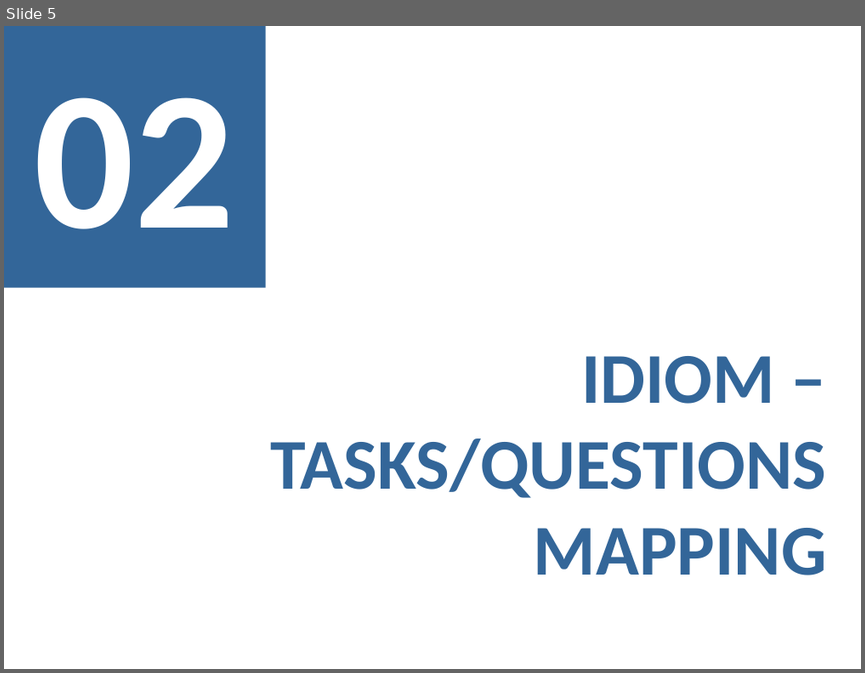
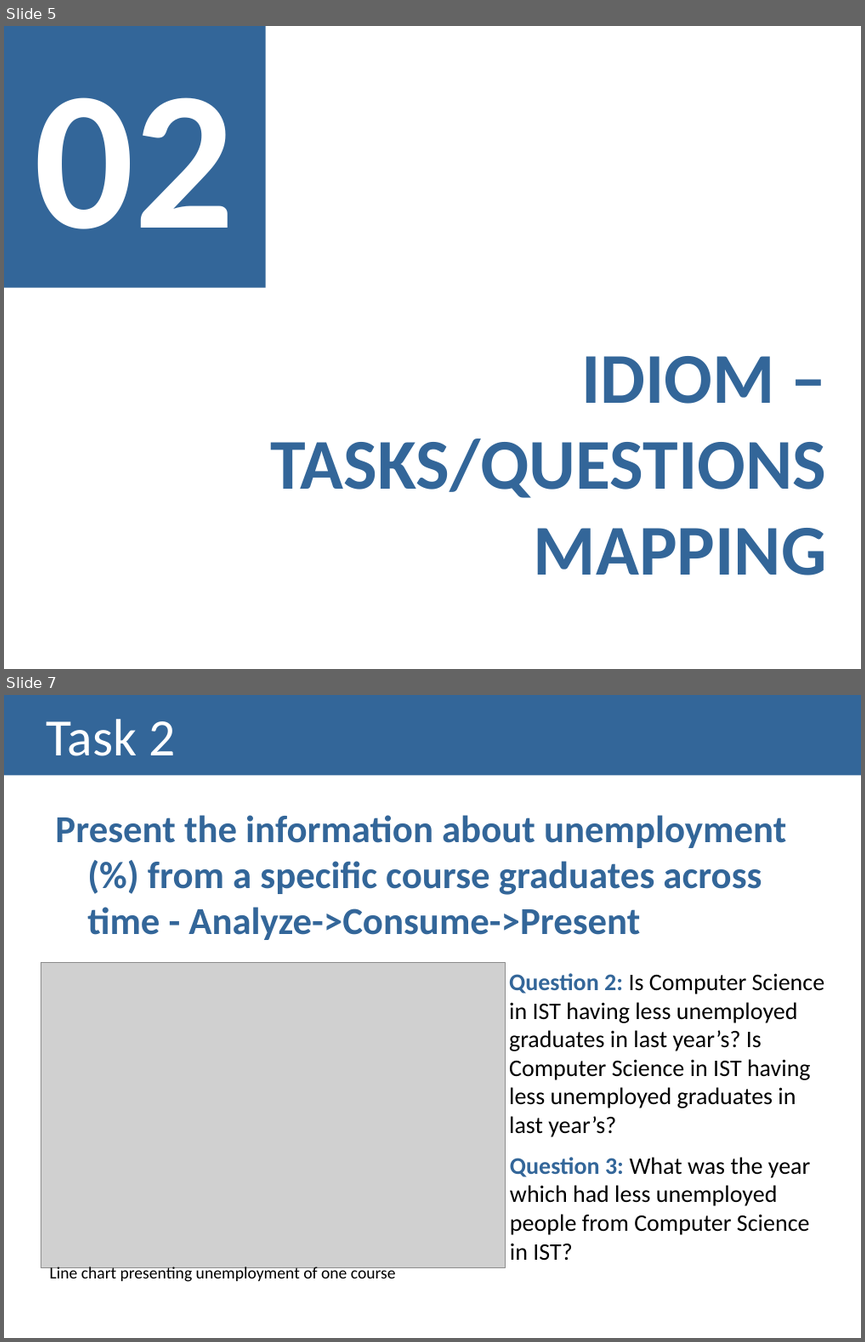
Before and after one commit to Strabox/Higher-Education-Unemployment-Portugal, a slide deck: III-Checkpoint/III-Checkpoint Presentation.pptx. Shown one above the other, each under a label of ours: slide 5 before the commit, slides 5 and 7 after it; the slides between them are not shown. The pictures are 865x673 and 865x1342 pixels, drawn with LibreOffice and Linux fonts; fonts in the diff are those of the drawing; grey boxes stand for pictures. Boxes give left, top, right and bottom in pixels: in the first picture for what was removed or moved away, otherwise in the second. Text is boxed around its words. In the diff, an @@ line names an element or a change of style, - is before the commit and + after.

Commit message:
Pwp update
...

```diff
--- a/III-Checkpoint/III-Checkpoint Presentation.pptx
+++ b/III-Checkpoint/III-Checkpoint Presentation.pptx
@@ slide 7 added at [4, 695, 861, 1338], background #FFFFFF @@
@@ title added at [4, 695, 861, 776], fill #336699, 44 pt, text #FFFFFF @@
+Task 2
@@ text added at [55, 815, 786, 940], 32 pt, text #336699, bold @@
+Present the information about unemployment (%) from a specific course graduates across time - Analyze->Consume->Present
@@ picture added at [41, 962, 505, 1267] @@
@@ text added at [509, 973, 825, 1137], 20 pt, text #000000 @@
+Question 2: Is Computer Science in IST having less unemployed graduates in last year’s? Is Computer Science in IST having less unemployed graduates in last year’s?
@@ text added at [510, 1157, 810, 1260], 20 pt, text #000000 @@
+Question 3: What was the year which had less unemployed people from Computer Science in IST?
@@ text added at [50, 1266, 396, 1281], 14 pt, text #000000 @@
+Line chart presenting unemployment of one course
```
Also in this commit, not shown: 1 slide changed, 4 other slides added, 3 slides removed.
